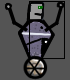
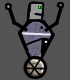
Before/after of a 70px x 80px layered artwork. What changed in the layer stack:
renamed "RightArm" to "[]RightArm", painted on it over [29, 1, 65, 60]
